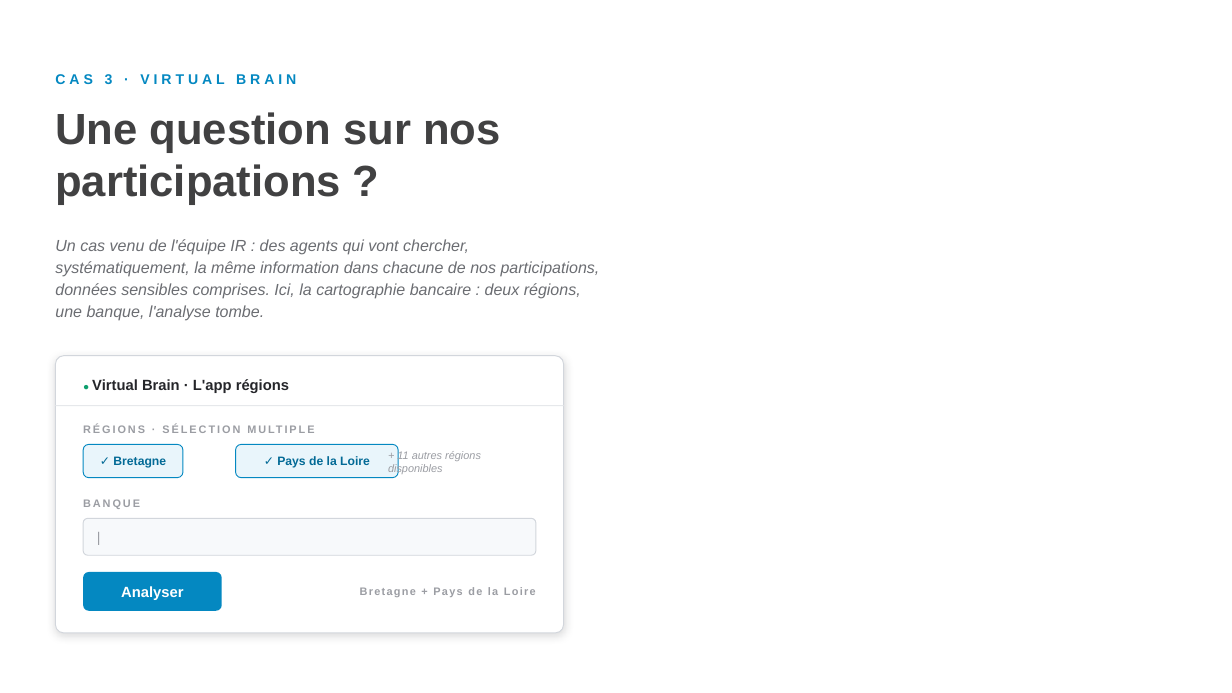
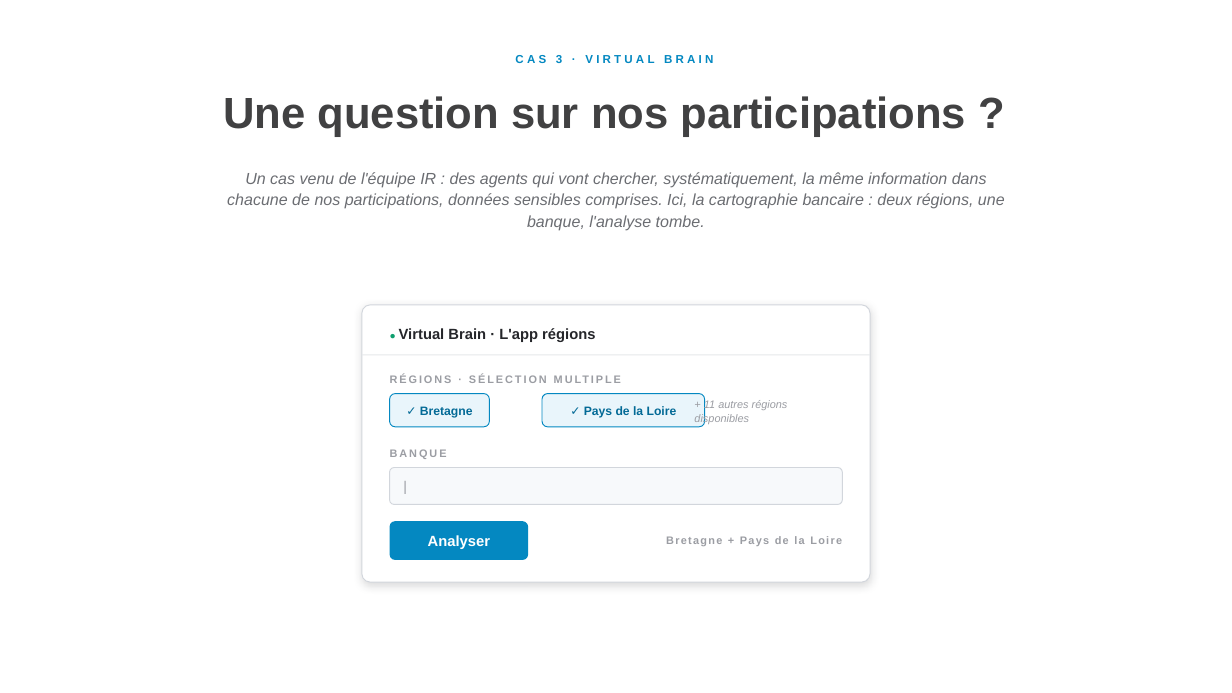
Before and after one commit to felixuniversityca-svg/task-dashboard, a slide deck: slide 44 of LIA-concretement-CC-anime.pptx. Drawn at 1232x693 pixels with LibreOffice and Linux fonts; fonts in the diff are those of the drawing. Boxes give left, top, right and bottom in pixels: in the first picture for what was removed or moved away, otherwise in the second. Text is boxed around its words. In the diff, an @@ line names an element or a change of style, - is before the commit and + after.

```diff
--- a/LIA-concretement-CC-anime.pptx
+++ b/LIA-concretement-CC-anime.pptx
@@ text "CAS 3 · VIRTUAL BRAIN": place and size @@
-text "CAS 3 · VIRTUAL BRAIN" at (55, 74, 296, 84)
+text "CAS 3 · VIRTUAL BRAIN" at (515, 55, 713, 63)
@@ text "CAS 3 · VIRTUAL BRAIN" at (515, 55, 713, 63): size 11 to 9 pt, letter spacing 3 to 2.5 pt; alignment left to centre @@
@@ text "Une question sur nos participations ...": place and size @@
-text "Une question sur nos participations ..." at (55, 112, 500, 205)
+text "Une question sur nos participations ..." at (223, 96, 967, 137)
@@ text "Une question sur nos participations ..." at (223, 96, 967, 137): alignment left to centre @@
@@ text "Un cas venu de l'équipe ..." at (227, 172, 1005, 231): alignment left to centre @@
@@ text "Un cas venu de l'équipe ...": place and size @@
-text "Un cas venu de l'équipe ..." at (55, 239, 600, 321)
+text "Un cas venu de l'équipe ..." at (227, 172, 1005, 231)
@@ 9 texts, 5 rounded rectangles, 1 line: place and size @@
-9 texts, 5 rounded rectangles, 1 line at (55, 356, 564, 633)
+9 texts, 5 rounded rectangles, 1 line at (362, 305, 871, 582)
```
Also in this commit, not shown: 39 other slides changed.
